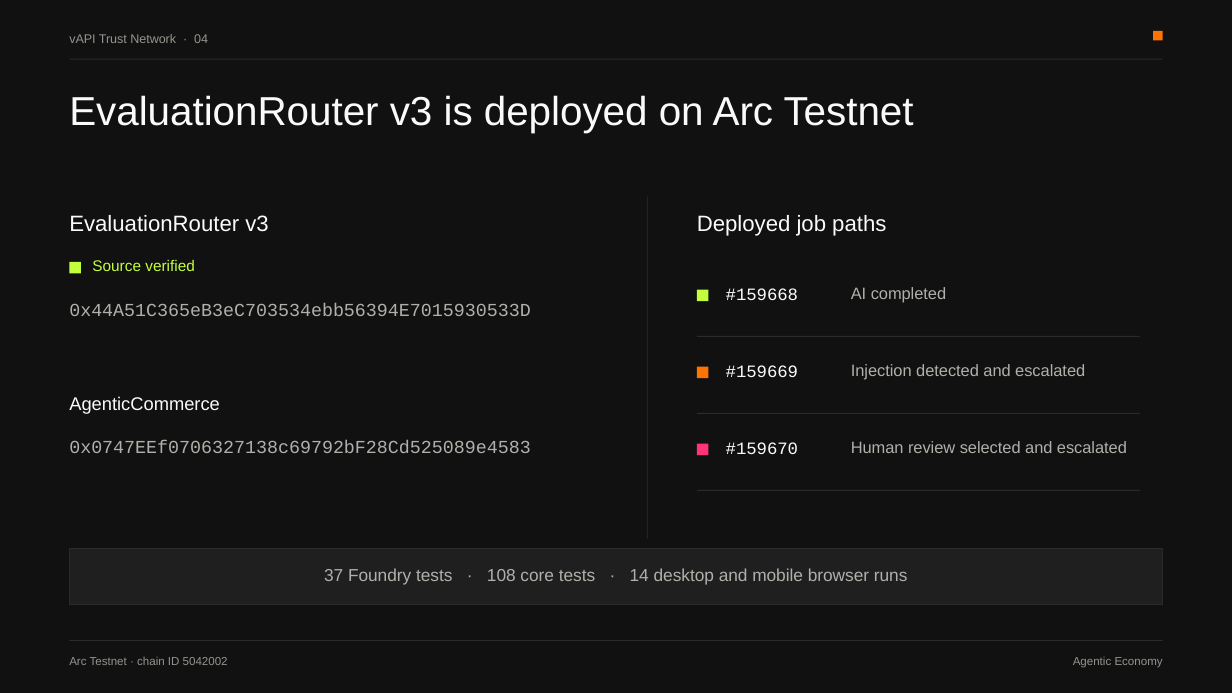
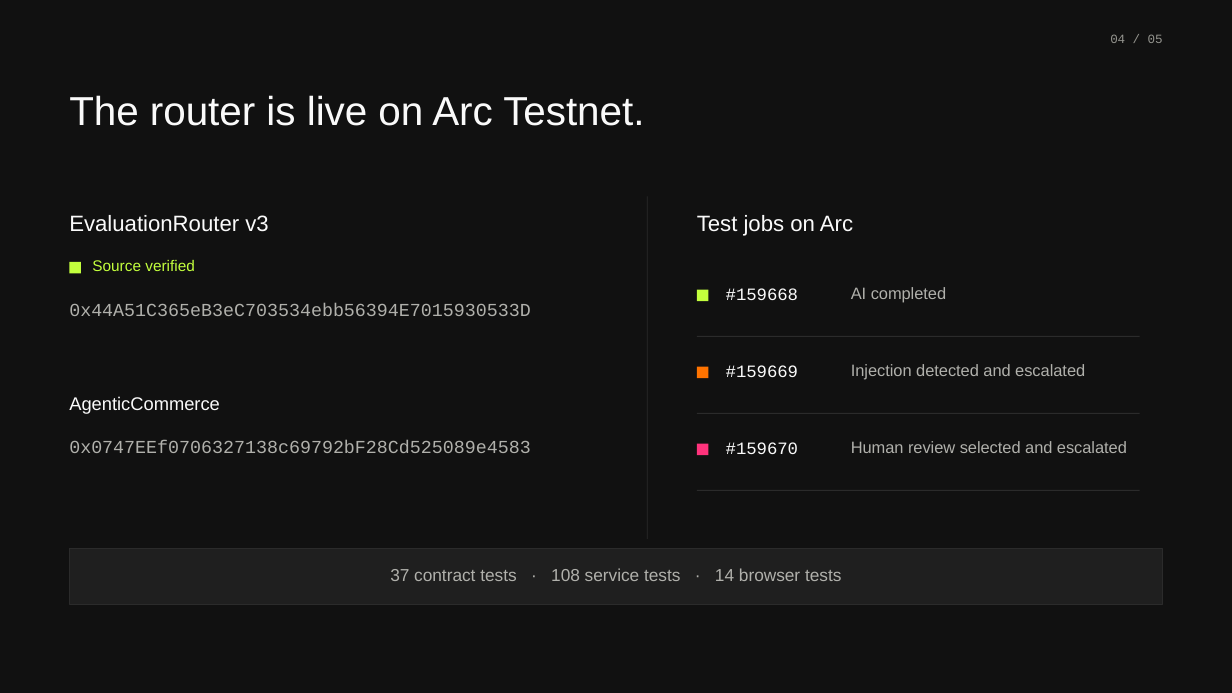
Before and after one commit to vAPI-Network/vapi-arc, a slide deck: slide 4 of docs/submission/vapi-trust-network-checkpoint-2.pptx. Drawn at 1232x693 pixels with LibreOffice and Linux fonts; fonts in the diff are those of the drawing. Boxes give left, top, right and bottom in pixels: in the first picture for what was removed or moved away, otherwise in the second. Text is boxed around its words. In the diff, an @@ line names an element or a change of style, - is before the commit and + after.

```diff
--- a/docs/submission/vapi-trust-network-checkpoint-2.pptx
+++ b/docs/submission/vapi-trust-network-checkpoint-2.pptx
@@ text removed at (69, 34, 208, 43) @@
-vAPI Trust Network · 04
@@ rectangle removed at (69, 59, 1163, 60) @@
@@ text added at (1110, 34, 1163, 43), 9.8 pt, text #94948E @@
+04 / 05
@@ rectangle removed at (1153, 30, 1163, 40) @@
@@ text at (69, 95, 644, 126): text changed @@
-EvaluationRouter v3 is deployed on Arc Testnet
+The router is live on Arc Testnet.
@@ text at (697, 215, 853, 236): text changed @@
-Deployed job paths
+Test jobs on Arc
@@ text at (390, 568, 841, 581): text changed @@
-37 Foundry tests · 108 core tests · 14 desktop and mobile browser runs
+37 contract tests · 108 service tests · 14 browser tests
@@ rectangle removed at (69, 640, 1163, 641) @@
@@ text removed at (69, 657, 228, 665) @@
-Arc Testnet · chain ID 5042002
@@ text removed at (1073, 657, 1163, 668) @@
-Agentic Economy
```
Also in this commit, not shown: 4 other slides changed, 2 other files.
